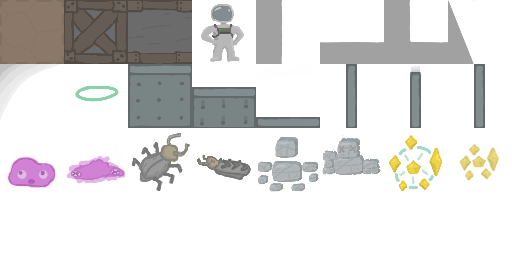
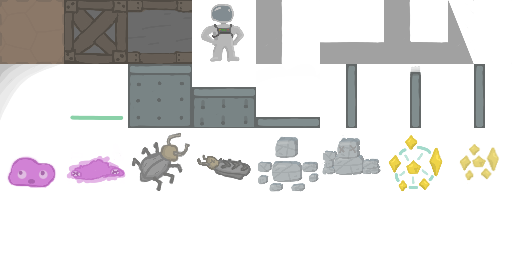
Revision of a layered 512x256 image; what changed, layer by layer:
painted on "Base Tiles" over [left=70, top=86, right=124, bottom=120]
